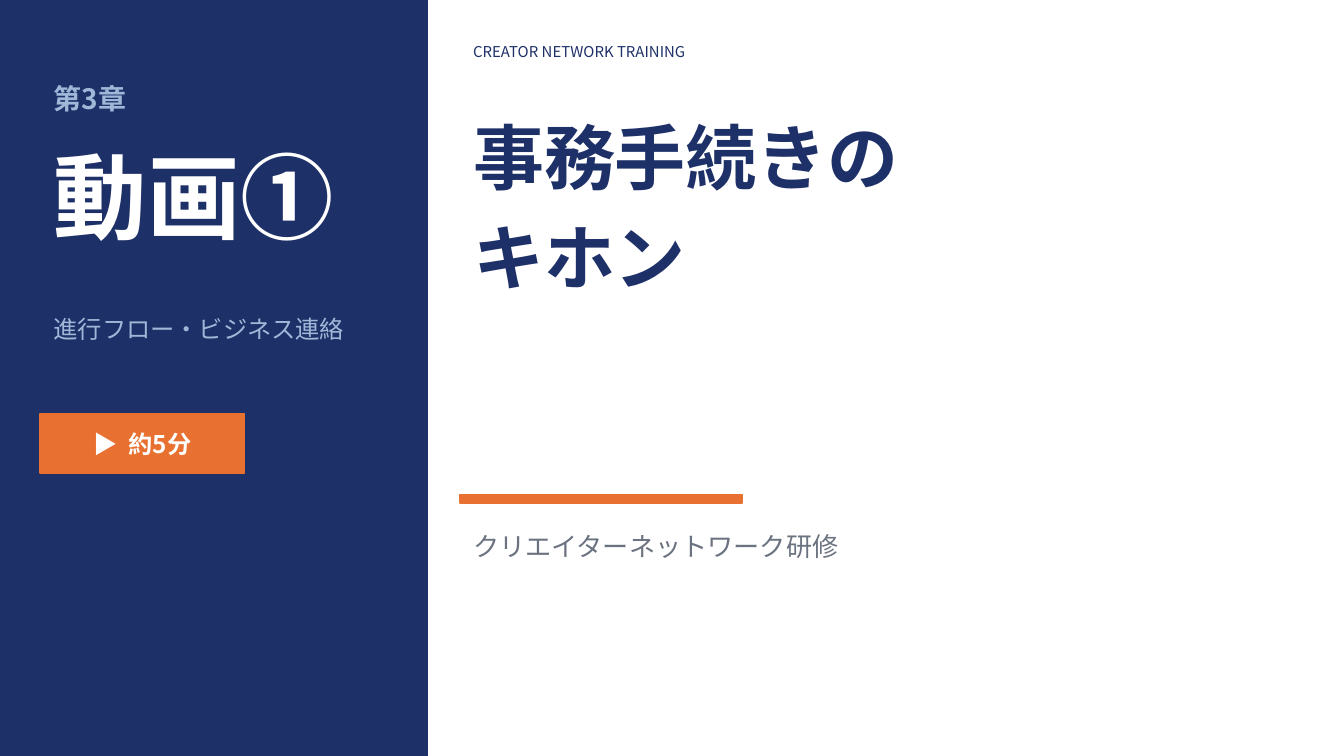
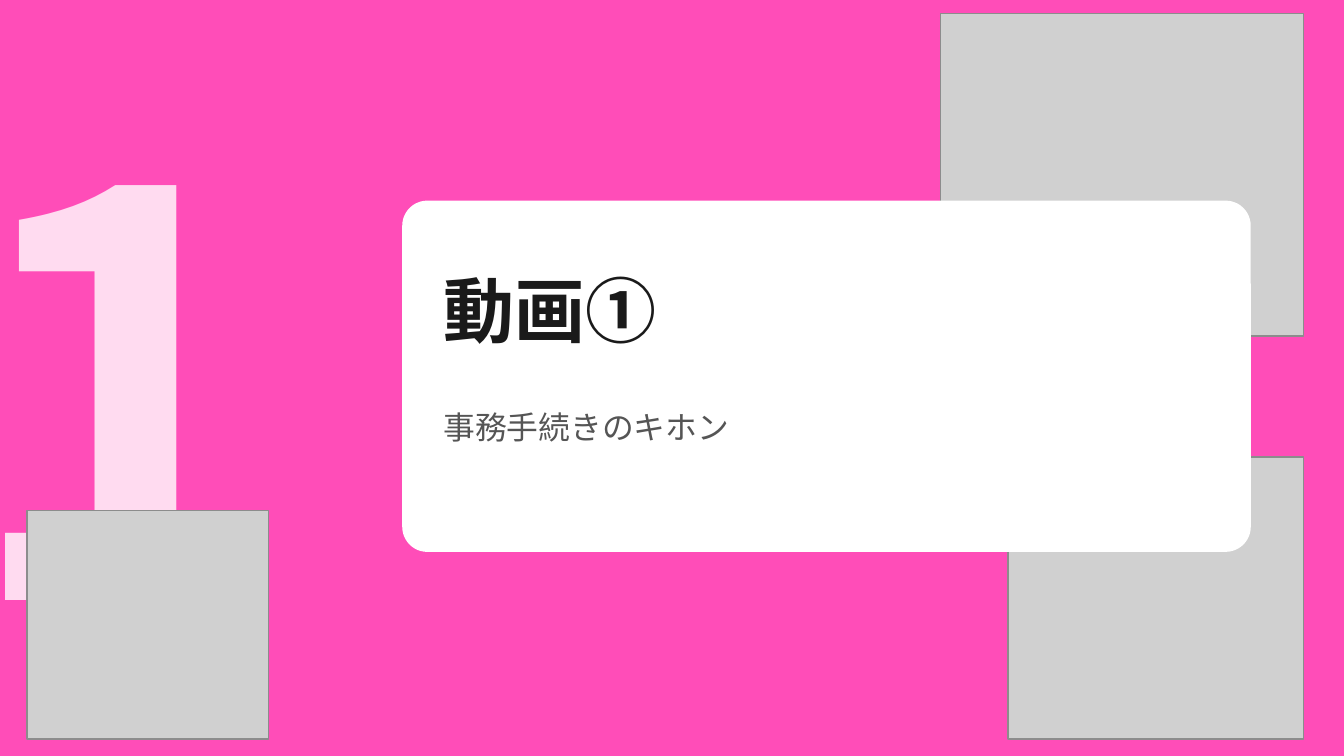
Before and after one commit to nagasawakai-eng/torihada-pptx-editor, a slide deck: slide 1 of TORIHADA_第3週_研修資料.pptx. Drawn at 1344x756 pixels with LibreOffice and Linux fonts; fonts in the diff are those of the drawing; grey boxes stand for pictures. Boxes give left, top, right and bottom in pixels: in the first picture for what was removed or moved away, otherwise in the second. Text is boxed around its words. In the diff, an @@ line names an element or a change of style, - is before the commit and + after.

```diff
--- a/TORIHADA_第3週_研修資料.pptx
+++ b/TORIHADA_第3週_研修資料.pptx
@@ background #FFFFFF to #FF4DB8 @@
@@ rectangle removed at (0, 0, 427, 755) @@
@@ picture added at (941, 13, 1304, 336) @@
@@ text removed at (473, 46, 685, 57) @@
-CREATOR NETWORK TRAINING
@@ text removed at (54, 85, 126, 112) @@
-第3章
@@ text added at (0, 185, 290, 735), 300 pt, text #FFFFFF at 80% opacity, bold @@
+1
@@ rounded rectangle added at (403, 202, 1250, 551), fill #FFFFFF, outline #FFFFFF 1 pt @@
@@ text "動画①": place and size @@
-text "動画①" at (54, 152, 334, 241)
+text "動画①" at (443, 276, 656, 344)
@@ text "動画①" at (443, 276, 656, 344): size 50 to 38 pt, text colour #FFFFFF to #1A1A1A @@
@@ text removed at (54, 317, 345, 340) @@
-進行フロー・ビジネス連絡
@@ text "事務手続きのキホン" at (443, 412, 729, 442): vertical alignment top to middle @@
@@ rectangle removed at (40, 414, 245, 473) @@
@@ text at (443, 412, 729, 442): text changed; size 38 to 17 pt; text colour #1E3068 to #555555; bold off @@
-事務手続きの
-キホン
+事務手続きのキホン
@@ text removed at (129, 432, 192, 455) @@
-▶ 約5分
@@ picture added at (1008, 457, 1304, 739) @@
@@ rectangle removed at (460, 495, 742, 504) @@
@@ picture added at (27, 511, 269, 739) @@
@@ text removed at (473, 534, 838, 558) @@
-クリエイターネットワーク研修
```
Also in this commit, not shown: 36 other slides changed.
